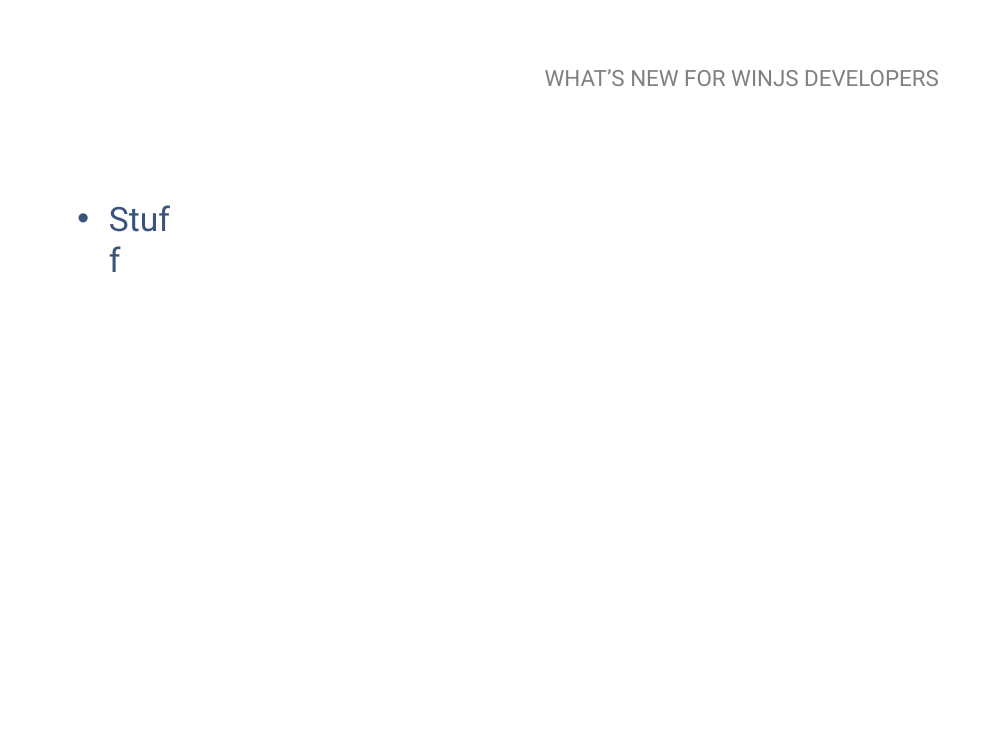
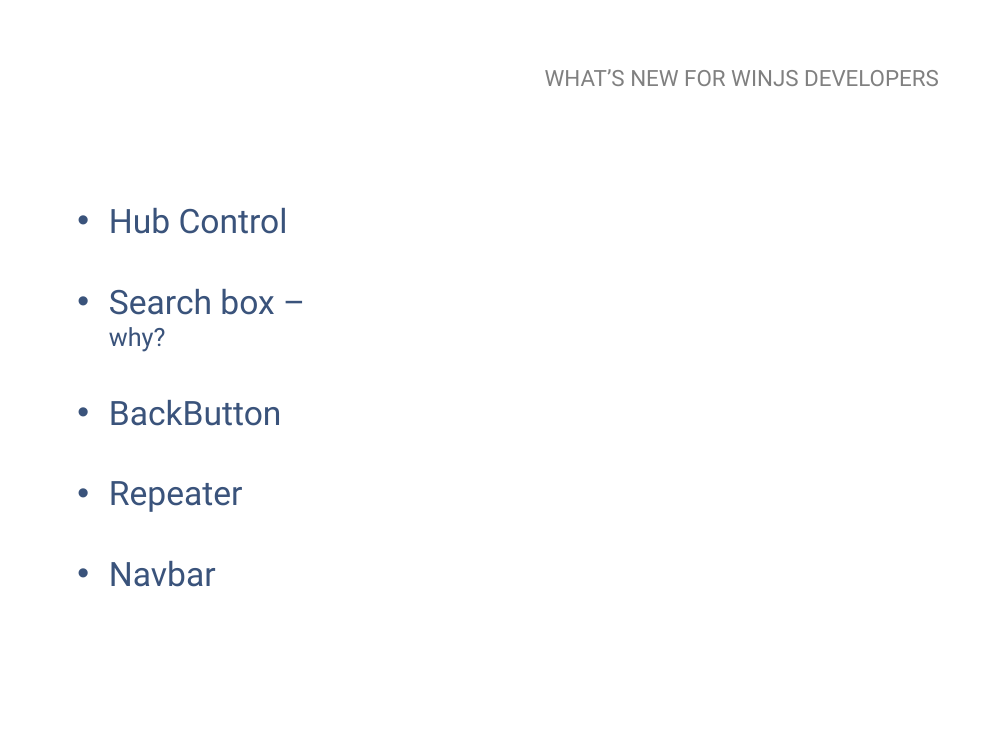
Before and after one commit to MarkerMetro/MarkerMetro.Talks, a slide deck: slide 12 of WhatsNewInWindows81/WhatsNewInWindows81.pptx. Drawn at 1008x756 pixels with LibreOffice and Linux fonts; fonts in the diff are those of the drawing; background and template pictures are left out. Boxes give left, top, right and bottom in pixels: in the first picture for what was removed or moved away, otherwise in the second. Text is boxed around its words. In the diff, an @@ line names an element or a change of style, - is before the commit and + after.

```diff
--- a/WhatsNewInWindows81/WhatsNewInWindows81.pptx
+++ b/WhatsNewInWindows81/WhatsNewInWindows81.pptx
@@ text removed at <box>68,194,185,244</box> @@
-• Stuff
@@ text added at <box>109,207,288,587</box>, 24 pt, text #3A537B @@
+• Hub Control
+• Search box – why?
+• BackButton
+• Repeater
+• Navbar
```
Also in this commit, not shown: 1 other slide changed.
